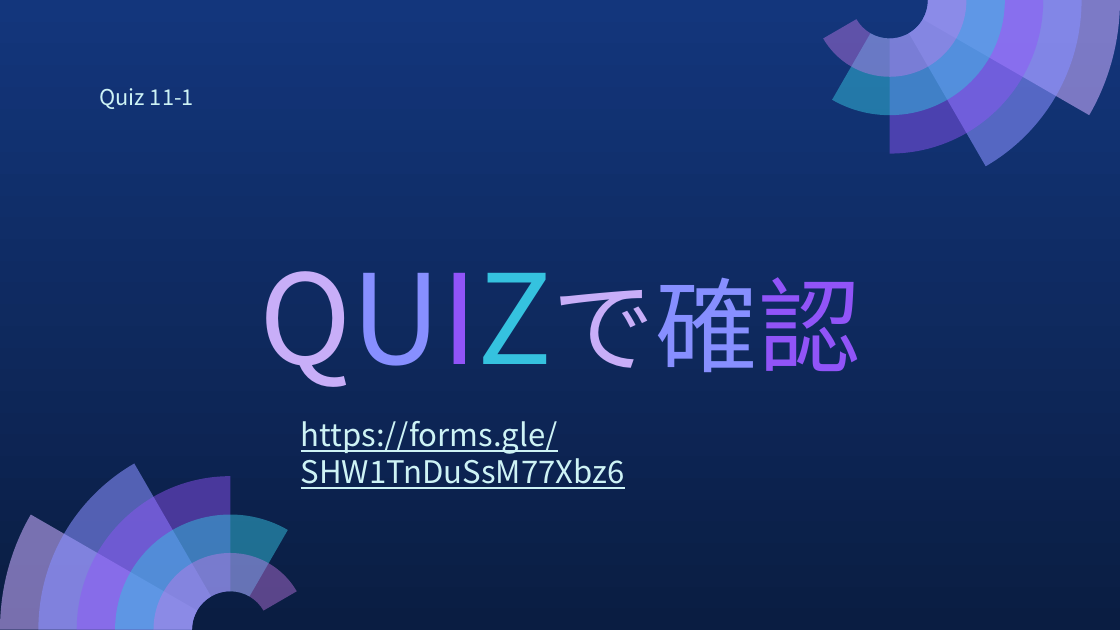
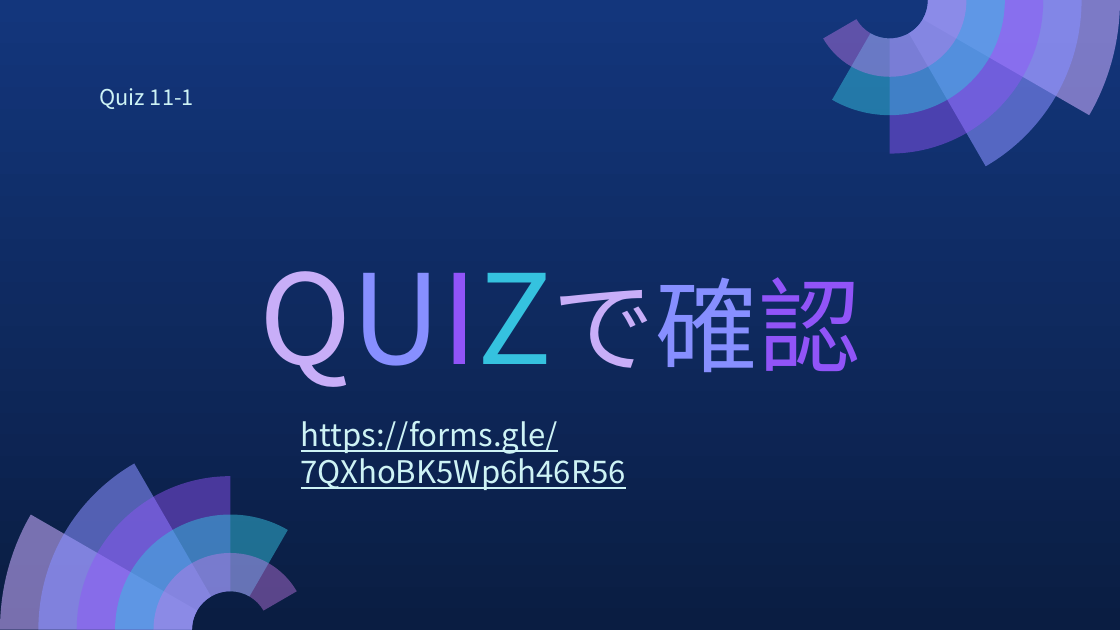
Before and after one commit to MarikoTagawa/kosen-mongolia-materials, a slide deck: slide 11 of system-analysis-design/slides/11-System Analysis and Design Course 2023 2nd Semester.pptx. Drawn at 1120x630 pixels with LibreOffice and Linux fonts; fonts in the diff are those of the drawing. Boxes give left, top, right and bottom in pixels: in the first picture for what was removed or moved away, otherwise in the second. Text is boxed around its words. In the diff, an @@ line names an element or a change of style, - is before the commit and + after.

```diff
--- a/system-analysis-design/slides/11-System Analysis and Design Course 2023 2nd Semester.pptx
+++ b/system-analysis-design/slides/11-System Analysis and Design Course 2023 2nd Semester.pptx
@@ text at (301,421,626,490): text changed @@
-https://forms.gle/SHW1TnDuSsM77Xbz6
+https://forms.gle/7QXhoBK5Wp6h46R56
```
Also in this commit, not shown: 3 other slides changed, 12 other files.
